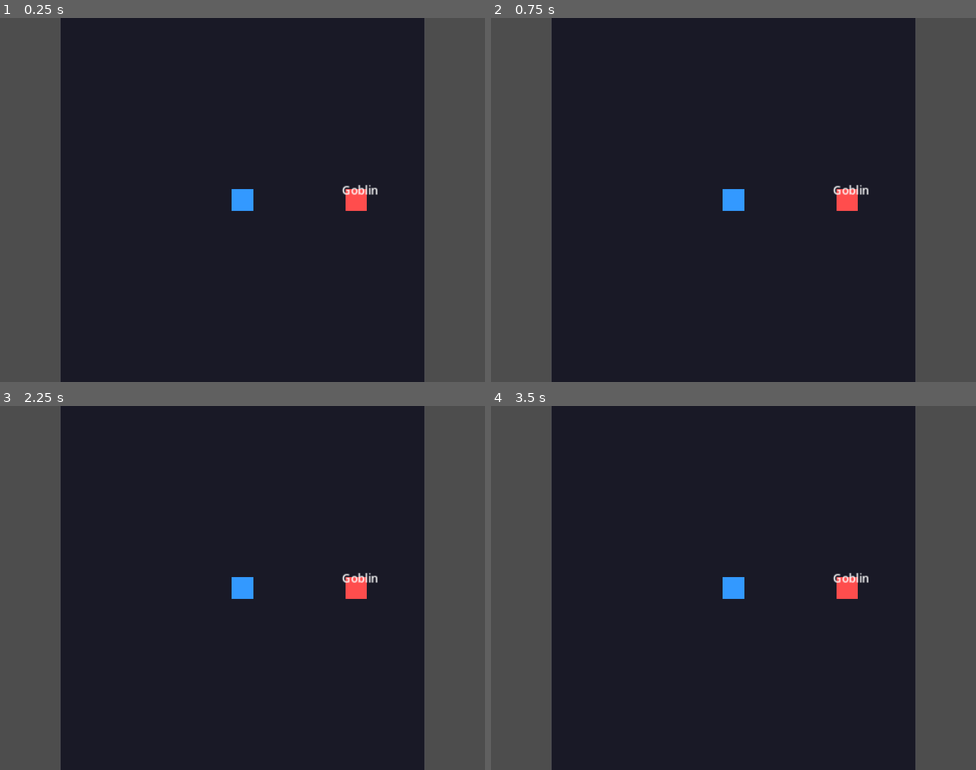
Above: before the commit, frames 1-4 (two rows, left to right).
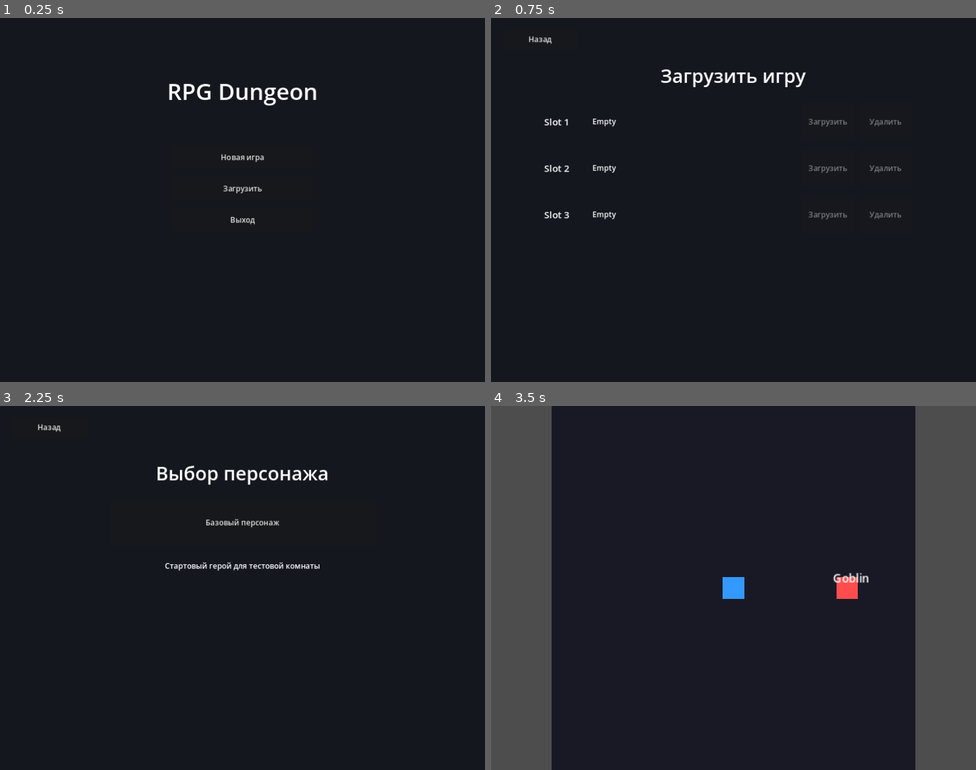
Above: after the commit, the same moments.

Repository: ProninNikita/rpgdungeon
Game: Godot game, scene res://scenes/ui/main_menu.tscn
Two runs of this game, one before a commit and one after it. Both use one fixed random seed, a clock stepped at 60 frames per second and the inputs below. Before the commit the project starts from res://scenes/levels/main_level.tscn.
Inputs (mouse positions are in pixels of both pictures, inside the frame that each line leads up to):
- Up to frame 1 (0.25 s): no input
- Up to frame 2 (0.75 s): click (733, 189) at 0.5 s, where only the run after the commit has a clickable "Загрузить"
- Up to frame 3 (2.25 s): click (48, 427) at 1.25 s, where only the run after the commit has a clickable "Назад"; click (242, 544) at 2 s, where only the run after the commit has a clickable "Новая игра"
- Up to frame 4 (3.5 s): click (733, 522) at 2.75 s, where only the run after the commit has a clickable "Базовый персонаж"

The runs differ from the first frame. In frame 1, 26% of the frame differs, in the area x 0-100%, y 0-100%; in frame 2, 27%; in frame 3, 27%; in frame 4, nothing differs.

Commit message:
Add main menu and save slots

Diff:
--- a/project.godot
+++ b/project.godot
@@ -12,7 +12,7 @@
 
 config/name="RPG Dungeon"
 config/version="0.1.0"
-run/main_scene="res://scenes/levels/main_level.tscn"
+run/main_scene="res://scenes/ui/main_menu.tscn"
 config/features=PackedStringArray("4.3", "GL Compatibility")
 
 [autoload]
--- /dev/null
+++ b/scenes/ui/character_select.tscn
@@ -0,0 +1,61 @@
+[gd_scene load_steps=2 format=3 uid="uid://b60y23biu5tx8"]
+
+[ext_resource type="Script" path="res://scripts/character_select.gd" id="1_character_select"]
+
+[node name="CharacterSelect" type="Control"]
+layout_mode = 3
+anchors_preset = 15
+anchor_right = 1.0
+anchor_bottom = 1.0
+grow_horizontal = 2
+grow_vertical = 2
+script = ExtResource("1_character_select")
+
+[node name="Background" type="ColorRect" parent="."]
+layout_mode = 1
+anchors_preset = 15
+anchor_right = 1.0
+anchor_bottom = 1.0
+grow_horizontal = 2
+grow_vertical = 2
+color = Color(0.08, 0.09, 0.12, 1)
+
+[node name="Content" type="VBoxContainer" parent="."]
+layout_mode = 0
+offset_left = 232.0
+offset_top = 110.0
+offset_right = 792.0
+offset_bottom = 520.0
+theme_override_constants/separation = 24
+
+[node name="Title" type="Label" parent="Content"]
+custom_minimum_size = Vector2(560, 64)
+layout_mode = 2
+text = "Выбор персонажа"
+theme_override_font_sizes/font_size = 40
+horizontal_alignment = 1
+vertical_alignment = 1
+
+[node name="CharacterList" type="VBoxContainer" parent="Content"]
+layout_mode = 2
+theme_override_constants/separation = 14
+
+[node name="BaseCharacterButton" type="Button" parent="Content/CharacterList"]
+custom_minimum_size = Vector2(560, 96)
+layout_mode = 2
+text = "Базовый персонаж"
+
+[node name="Hint" type="Label" parent="Content"]
+custom_minimum_size = Vector2(560, 40)
+layout_mode = 2
+text = "Стартовый герой для тестовой комнаты"
+horizontal_alignment = 1
+vertical_alignment = 1
+
+[node name="BackButton" type="Button" parent="."]
+layout_mode = 0
+offset_left = 24.0
+offset_top = 24.0
+offset_right = 184.0
+offset_bottom = 66.0
+text = "Назад"
--- /dev/null
+++ b/scenes/ui/load_menu.tscn
@@ -0,0 +1,136 @@
+[gd_scene load_steps=2 format=3 uid="uid://dnbkgeajxtoa8"]
+
+[ext_resource type="Script" path="res://scripts/load_menu.gd" id="1_load_menu"]
+
+[node name="LoadMenu" type="Control"]
+layout_mode = 3
+anchors_preset = 15
+anchor_right = 1.0
+anchor_bottom = 1.0
+grow_horizontal = 2
+grow_vertical = 2
+script = ExtResource("1_load_menu")
+
+[node name="Background" type="ColorRect" parent="."]
+layout_mode = 1
+anchors_preset = 15
+anchor_right = 1.0
+anchor_bottom = 1.0
+grow_horizontal = 2
+grow_vertical = 2
+color = Color(0.08, 0.09, 0.12, 1)
+
+[node name="Content" type="VBoxContainer" parent="."]
+layout_mode = 0
+offset_left = 112.0
+offset_top = 90.0
+offset_right = 912.0
+offset_bottom = 620.0
+theme_override_constants/separation = 24
+
+[node name="Title" type="Label" parent="Content"]
+custom_minimum_size = Vector2(800, 64)
+layout_mode = 2
+text = "Загрузить игру"
+theme_override_font_sizes/font_size = 40
+horizontal_alignment = 1
+vertical_alignment = 1
+
+[node name="Slots" type="VBoxContainer" parent="Content"]
+layout_mode = 2
+theme_override_constants/separation = 16
+
+[node name="Slot1" type="HBoxContainer" parent="Content/Slots"]
+custom_minimum_size = Vector2(800, 82)
+layout_mode = 2
+theme_override_constants/separation = 12
+
+[node name="Title" type="Label" parent="Content/Slots/Slot1"]
+custom_minimum_size = Vector2(90, 82)
+layout_mode = 2
+text = "Slot 1"
+theme_override_font_sizes/font_size = 20
+vertical_alignment = 1
+
+[node name="Description" type="Label" parent="Content/Slots/Slot1"]
+custom_minimum_size = Vector2(430, 82)
+layout_mode = 2
+text = "Empty"
+vertical_alignment = 1
+autowrap_mode = 2
+
+[node name="LoadButton" type="Button" parent="Content/Slots/Slot1"]
+custom_minimum_size = Vector2(110, 44)
+layout_mode = 2
+text = "Загрузить"
+
+[node name="DeleteButton" type="Button" parent="Content/Slots/Slot1"]
+custom_minimum_size = Vector2(110, 44)
+layout_mode = 2
+text = "Удалить"
+
+[node name="Slot2" type="HBoxContainer" parent="Content/Slots"]
+custom_minimum_size = Vector2(800, 82)
+layout_mode = 2
+theme_override_constants/separation = 12
+
+[node name="Title" type="Label" parent="Content/Slots/Slot2"]
+custom_minimum_size = Vector2(90, 82)
+layout_mode = 2
+text = "Slot 2"
+theme_override_font_sizes/font_size = 20
+vertical_alignment = 1
+
+[node name="Description" type="Label" parent="Content/Slots/Slot2"]
+custom_minimum_size = Vector2(430, 82)
+layout_mode = 2
+text = "Empty"
+vertical_alignment = 1
+autowrap_mode = 2
+
+[node name="LoadButton" type="Button" parent="Content/Slots/Slot2"]
+custom_minimum_size = Vector2(110, 44)
+layout_mode = 2
+text = "Загрузить"
+
+[node name="DeleteButton" type="Button" parent="Content/Slots/Slot2"]
+custom_minimum_size = Vector2(110, 44)
+layout_mode = 2
+text = "Удалить"
+
+[node name="Slot3" type="HBoxContainer" parent="Content/Slots"]
+custom_minimum_size = Vector2(800, 82)
+layout_mode = 2
+theme_override_constants/separation = 12
+
+[node name="Title" type="Label" parent="Content/Slots/Slot3"]
+custom_minimum_size = Vector2(90, 82)
+layout_mode = 2
+text = "Slot 3"
+theme_override_font_sizes/font_size = 20
+vertical_alignment = 1
+
+[node name="Description" type="Label" parent="Content/Slots/Slot3"]
+custom_minimum_size = Vector2(430, 82)
+layout_mode = 2
+text = "Empty"
+vertical_alignment = 1
+autowrap_mode = 2
+
+[node name="LoadButton" type="Button" parent="Content/Slots/Slot3"]
+custom_minimum_size = Vector2(110, 44)
+layout_mode = 2
+text = "Загрузить"
+
+[node name="DeleteButton" type="Button" parent="Content/Slots/Slot3"]
+custom_minimum_size = Vector2(110, 44)
+layout_mode = 2
+text = "Удалить"
+
+[node name="BackButton" type="Button" parent="."]
+layout_mode = 0
+offset_left = 24.0
+offset_top = 24.0
+offset_right = 184.0
+offset_bottom = 66.0
+text = "Назад"
--- /dev/null
+++ b/scenes/ui/main_menu.tscn
@@ -0,0 +1,55 @@
+[gd_scene load_steps=2 format=3 uid="uid://b5antp3x720q2"]
+
+[ext_resource type="Script" path="res://scripts/main_menu.gd" id="1_main_menu"]
+
+[node name="MainMenu" type="Control"]
+layout_mode = 3
+anchors_preset = 15
+anchor_right = 1.0
+anchor_bottom = 1.0
+grow_horizontal = 2
+grow_vertical = 2
+script = ExtResource("1_main_menu")
+
+[node name="Background" type="ColorRect" parent="."]
+layout_mode = 1
+anchors_preset = 15
+anchor_right = 1.0
+anchor_bottom = 1.0
+grow_horizontal = 2
+grow_vertical = 2
+color = Color(0.08, 0.09, 0.12, 1)
+
+[node name="Title" type="Label" parent="."]
+layout_mode = 0
+offset_left = 320.0
+offset_top = 120.0
+offset_right = 704.0
+offset_bottom = 190.0
+text = "RPG Dungeon"
+theme_override_font_sizes/font_size = 48
+horizontal_alignment = 1
+vertical_alignment = 1
+
+[node name="MenuPanel" type="VBoxContainer" parent="."]
+layout_mode = 0
+offset_left = 362.0
+offset_top = 270.0
+offset_right = 662.0
+offset_bottom = 470.0
+theme_override_constants/separation = 18
+
+[node name="NewGameButton" type="Button" parent="MenuPanel"]
+custom_minimum_size = Vector2(300, 48)
+layout_mode = 2
+text = "Новая игра"
+
+[node name="LoadGameButton" type="Button" parent="MenuPanel"]
+custom_minimum_size = Vector2(300, 48)
+layout_mode = 2
+text = "Загрузить"
+
+[node name="ExitButton" type="Button" parent="MenuPanel"]
+custom_minimum_size = Vector2(300, 48)
+layout_mode = 2
+text = "Выход"
--- /dev/null
+++ b/scripts/character_select.gd
@@ -0,0 +1,12 @@
+extends Control
+
+func _ready() -> void:
+	$Content/CharacterList/BaseCharacterButton.pressed.connect(_on_base_character_pressed)
+	$BackButton.pressed.connect(_on_back_pressed)
+
+func _on_base_character_pressed() -> void:
+	GameState.start_new_game("base")
+	get_tree().change_scene_to_file(GameState.MAIN_LEVEL_PATH)
+
+func _on_back_pressed() -> void:
+	get_tree().change_scene_to_file("res://scenes/ui/main_menu.tscn")
--- a/scripts/game_state.gd
+++ b/scripts/game_state.gd
@@ -1,7 +1,80 @@
 extends Node
 
+const SAVE_SLOT_COUNT = 3
+const MAIN_LEVEL_PATH = "res://scenes/levels/main_level.tscn"
+
+var active_save_slot: int = 0
+var selected_character_id: String = "base"
 var current_enemy_id: String = ""
 var defeated_enemies: Dictionary = {}
+
+func start_new_game(character_id: String) -> void:
+	selected_character_id = character_id
+	current_enemy_id = ""
+	defeated_enemies.clear()
+	active_save_slot = get_first_empty_save_slot()
+	if active_save_slot != 0:
+		save_current_game()
+
+func load_game(slot: int) -> bool:
+	var save_data = load_save_slot(slot)
+	if save_data.is_empty():
+		return false
+
+	active_save_slot = slot
+	selected_character_id = save_data.get("selected_character_id", "base")
+	current_enemy_id = ""
+	defeated_enemies = save_data.get("defeated_enemies", {})
+	return true
+
+func save_current_game() -> void:
+	if active_save_slot == 0:
+		return
+
+	var save_data = {
+		"version": "0.1.0",
+		"selected_character_id": selected_character_id,
+		"defeated_enemies": defeated_enemies,
+		"updated_at": Time.get_datetime_string_from_system(false, true)
+	}
+
+	var file = FileAccess.open(get_save_path(active_save_slot), FileAccess.WRITE)
+	if file == null:
+		return
+	file.store_string(JSON.stringify(save_data, "\t"))
+
+func load_save_slot(slot: int) -> Dictionary:
+	if not save_slot_exists(slot):
+		return {}
+
+	var file = FileAccess.open(get_save_path(slot), FileAccess.READ)
+	if file == null:
+		return {}
+
+	var parsed = JSON.parse_string(file.get_as_text())
+	if typeof(parsed) != TYPE_DICTIONARY:
+		return {}
+
+	return parsed
+
+func delete_save_slot(slot: int) -> void:
+	if not save_slot_exists(slot):
+		return
+	DirAccess.remove_absolute(get_save_path(slot))
+	if active_save_slot == slot:
+		active_save_slot = 0
+
+func save_slot_exists(slot: int) -> bool:
+	return FileAccess.file_exists(get_save_path(slot))
+
+func get_first_empty_save_slot() -> int:
+	for slot in range(1, SAVE_SLOT_COUNT + 1):
+		if not save_slot_exists(slot):
+			return slot
+	return 0
+
+func get_save_path(slot: int) -> String:
+	return "user://save_slot_%d.json" % slot
 
 func start_battle(enemy_id: String) -> void:
 	current_enemy_id = enemy_id
@@ -10,6 +83,7 @@
 	if current_enemy_id.is_empty():
 		return
 	defeated_enemies[current_enemy_id] = true
+	save_current_game()
 
 func is_enemy_defeated(enemy_id: String) -> bool:
 	return defeated_enemies.has(enemy_id)
--- /dev/null
+++ b/scripts/load_menu.gd
@@ -0,0 +1,49 @@
+extends Control
+
+@onready var slot_rows = [
+	$Content/Slots/Slot1,
+	$Content/Slots/Slot2,
+	$Content/Slots/Slot3
+]
+
+func _ready() -> void:
+	for index in range(slot_rows.size()):
+		var slot = index + 1
+		var row = slot_rows[index]
+		row.get_node("LoadButton").pressed.connect(_on_load_slot_pressed.bind(slot))
+		row.get_node("DeleteButton").pressed.connect(_on_delete_slot_pressed.bind(slot))
+
+	$BackButton.pressed.connect(_on_back_pressed)
+	refresh_slots()
+
+func refresh_slots() -> void:
+	for index in range(slot_rows.size()):
+		var slot = index + 1
+		var row = slot_rows[index]
+		var save_data = GameState.load_save_slot(slot)
+		var has_save = not save_data.is_empty()
+
+		row.get_node("Title").text = "Slot %d" % slot
+		row.get_node("Description").text = get_slot_description(save_data)
+		row.get_node("LoadButton").disabled = not has_save
+		row.get_node("DeleteButton").disabled = not has_save
+
+func get_slot_description(save_data: Dictionary) -> String:
+	if save_data.is_empty():
+		return "Empty"
+
+	var character_id = save_data.get("selected_character_id", "base")
+	var defeated_count = save_data.get("defeated_enemies", {}).size()
+	var updated_at = save_data.get("updated_at", "unknown time")
+	return "Character: %s | Defeated enemies: %d | Saved: %s" % [character_id, defeated_count, updated_at]
+
+func _on_load_slot_pressed(slot: int) -> void:
+	if GameState.load_game(slot):
+		get_tree().change_scene_to_file(GameState.MAIN_LEVEL_PATH)
+
+func _on_delete_slot_pressed(slot: int) -> void:
+	GameState.delete_save_slot(slot)
+	refresh_slots()
+
+func _on_back_pressed() -> void:
+	get_tree().change_scene_to_file("res://scenes/ui/main_menu.tscn")
--- /dev/null
+++ b/scripts/main_menu.gd
@@ -0,0 +1,15 @@
+extends Control
+
+func _ready() -> void:
+	$MenuPanel/NewGameButton.pressed.connect(_on_new_game_pressed)
+	$MenuPanel/LoadGameButton.pressed.connect(_on_load_game_pressed)
+	$MenuPanel/ExitButton.pressed.connect(_on_exit_pressed)
+
+func _on_new_game_pressed() -> void:
+	get_tree().change_scene_to_file("res://scenes/ui/character_select.tscn")
+
+func _on_load_game_pressed() -> void:
+	get_tree().change_scene_to_file("res://scenes/ui/load_menu.tscn")
+
+func _on_exit_pressed() -> void:
+	get_tree().quit()
Not shown, changed: CHANGELOG.md
